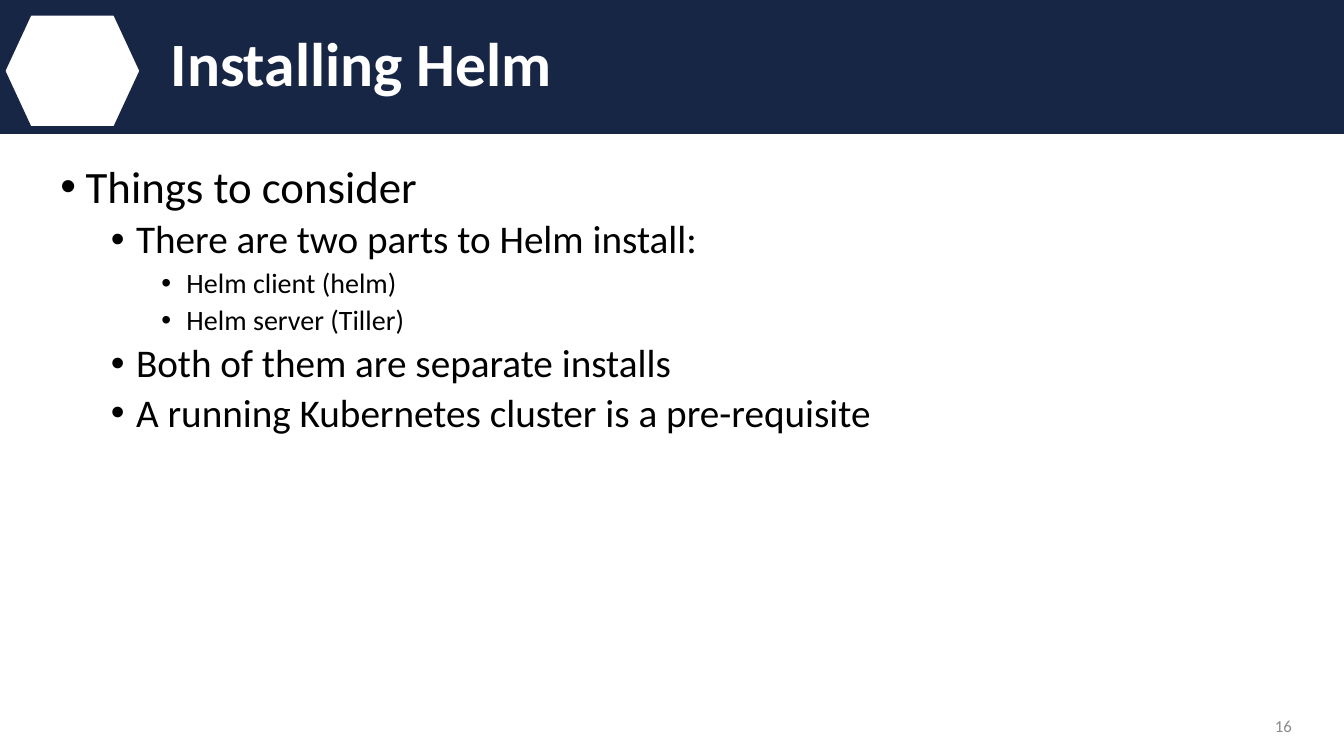
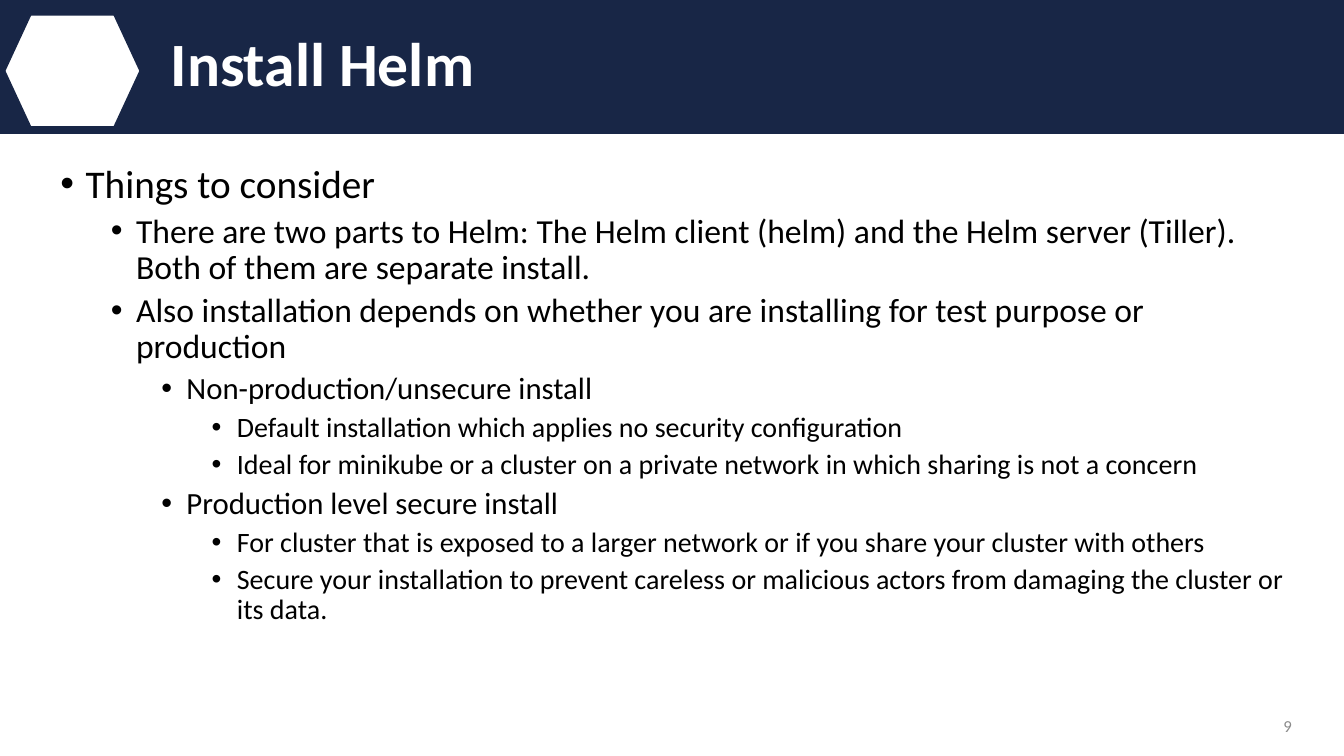
Before and after one commit to IBM/helm101, a slide deck: slide 9 of presentation/Helm.pptx (slide 16 before the commit). Drawn at 1344x756 pixels with LibreOffice and Linux fonts; fonts in the diff are those of the drawing; background and template pictures are left out. Boxes give left, top, right and bottom in pixels: in the first picture for what was removed or moved away, otherwise in the second. Text is boxed around its words. In the diff, an @@ line names an element or a change of style, - is before the commit and + after.

```diff
--- a/presentation/Helm.pptx
+++ b/presentation/Helm.pptx
@@ title at [171, 42, 474, 87]: text changed @@
-Installing Helm
+Install Helm
@@ text at [86, 170, 375, 205]: size 32 to 28 pt in "Things to consider" @@
@@ text at [136, 218, 1283, 620]: text changed; size 28 to 20 pt @@
-  • There are two parts to Helm install:
-    • Helm client (helm)
-    • Helm server (Tiller)
-  • Both of them are separate installs
-  • A running Kubernetes cluster is a pre-requisite
+  • There are two parts to Helm: The Helm client (helm) and the Helm server (Tiller). Both of them are separate install.
+  • Also installation depends on whether you are installing for test purpose or production
+    • Non-production/unsecure install
+      • Default installation which applies no security configuration
+      • Ideal for minikube or a cluster on a private network in which sharing is not a concern
+    • Production level secure install
+      • For cluster that is exposed to a larger network or if you share your cluster with others
+      • Secure your installation to prevent careless or malicious actors from damaging the cluster or its data.
@@ page number at [1283, 721, 1291, 732]: text changed @@
-16
+9
```
Also in this commit, not shown: 15 other slides changed, 2 slides added, 11 slides removed.
